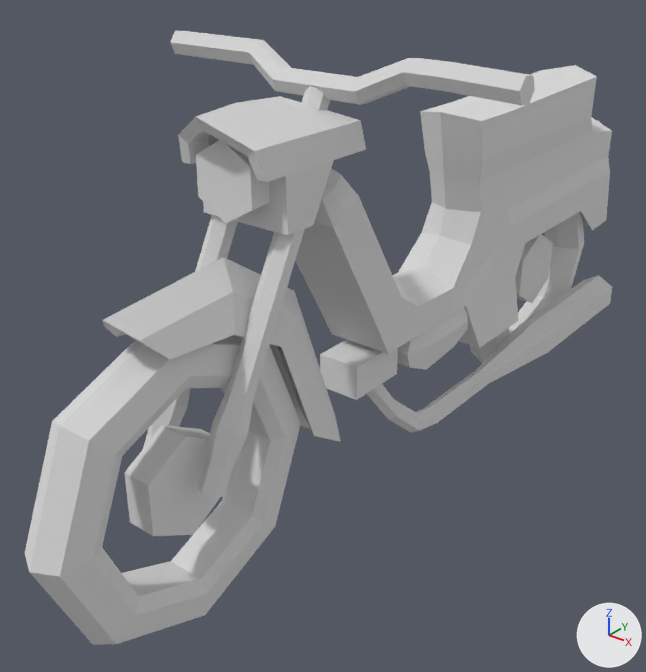
One commit to the glTF model public/models/motorbike-old.glb: the scene before it, then after it.
Before and after are seen from a 50 mm camera at (1.1, -1.64, 1.32) aimed at (-0.11, -0.14, 0.39). Lighting does not change. The marker at lower right points along +X, +Y and +Z. Where no turn or scale is listed for an object, it has been applied to the vertices.

The first picture shows 'motorbike-old'.
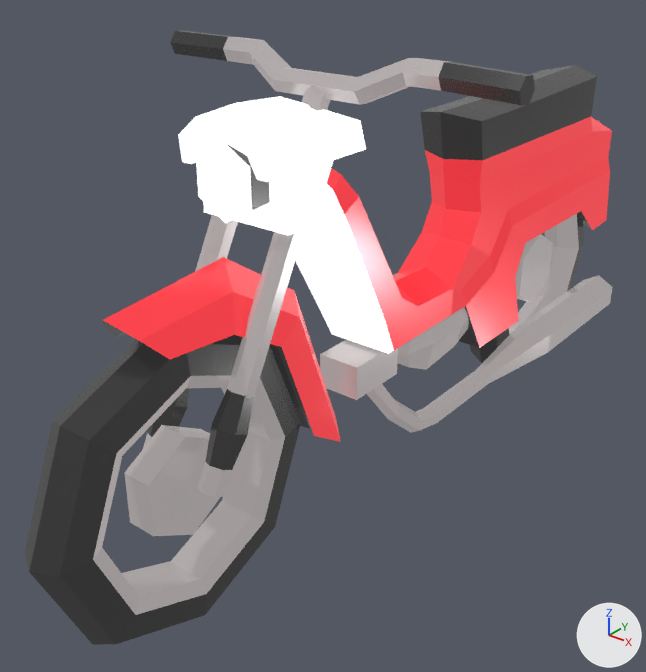
The change, as a diff of the scene's bpy script:
```diff
--- a/public/models/motorbike-old.glb.py
+++ b/public/models/motorbike-old.glb.py
@@ img_base @@
+img_base = load_image('base', '_unpacked/base', 1024, 1024, 'sRGB')
@@ mat_lowpoly_colors_001 @@
+mat_lowpoly_colors_001 = bpy.data.materials.new('LOWPOLY-COLORS.001')
+# uses the picture img_base
@@ me_motorbike_old @@
 me_motorbike_old.from_pydata(...)  # 548 vertices, 1022 faces; spans x -0.42..0.42, y -1.04..1.12, z 0.0..1.07
-me_motorbike_old.materials.append(mat_lowpoly_colors)  # white #e7e7e7
+me_motorbike_old.materials.append(mat_lowpoly_colors_001)
```

What differs and where, as boxes (x1, y1, x2, y2) in the pictures (646 x 672 px):
'motorbike-old', recoloured
    both: (25, 31, 613, 645)
